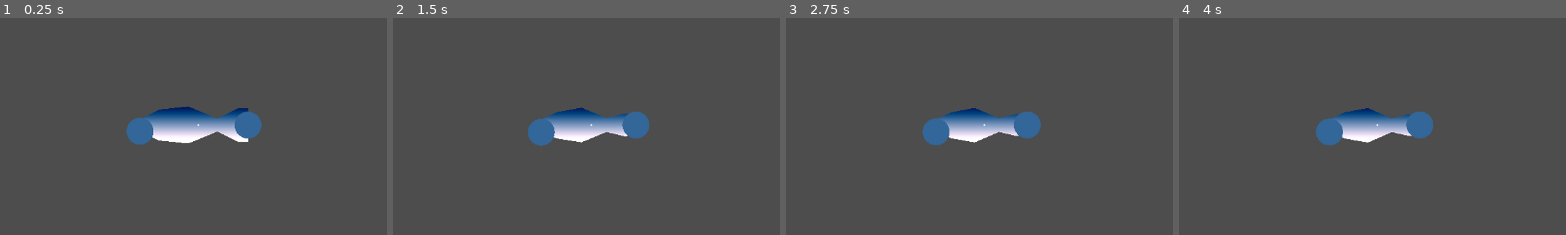
Above: before the commit, frames 1-4 (left to right).
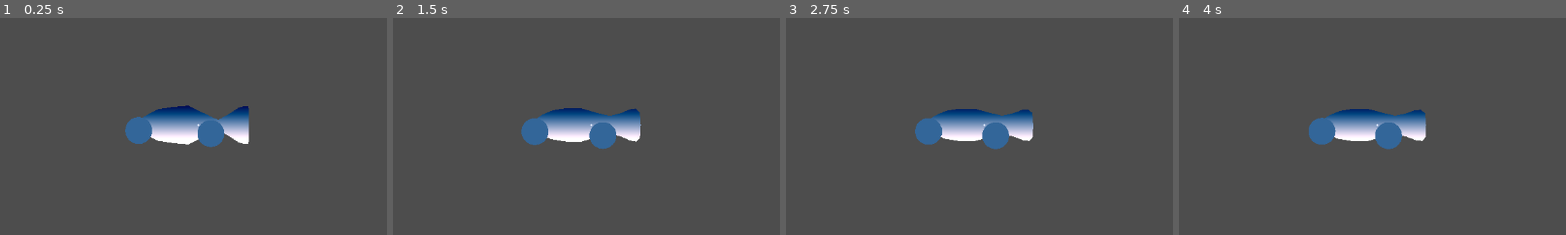
Above: after the commit, the same moments.

Repository: FromAriel/Experiments
Game: Godot game, scene res://scenes/SoftBodyFishPrototype.tscn
Two runs of this game, one before a commit and one after it. Both use one fixed random seed, a clock stepped at 60 frames per second and the inputs below.
Inputs (mouse positions are % of the whole screen's width and height, from its top left):
- Up to frame 1 (0.25 s): no input
- Up to frame 2 (1.5 s): move the mouse to (72, 45) at 0.52 s; click (72, 45) at 0.67 s; drag from (30, 55) to (45, 70) at 1.27 s
- Up to frame 3 (2.75 s): tap Enter at 2 s; move the mouse to (60, 28) at 2.02 s; click (60, 28) at 2.17 s
- Up to frame 4 (4 s): tap Space at 2.75 s; drag from (45, 70) to (20, 35) at 2.77 s; tap Enter at 3.5 s; move the mouse to (80, 65) at 3.52 s; click (80, 65) at 3.67 s
The pictures show only the part of the screen within x 24-74%, y 25-75%; the shares and areas given below are measured in that part.

The runs differ from the first frame. In frame 1, 1.7% of the frame differs, in the area x 32-68%, y 40-60%; in frame 2, 2.1%; in frame 3, 2.1%; in frame 4, 2.1%, in the area x 33-66%, y 41-61%.

Commit message:
feat(prototypes): refine softbody fish mesh

Diff:
--- a/BOIDFIsh/prototypes/softbody_fish/scripts/SoftBodyFish.gd
+++ b/BOIDFIsh/prototypes/softbody_fish/scripts/SoftBodyFish.gd
@@ -14,17 +14,29 @@
 
 const FB_COORDS: Array[Vector2] = [
     Vector2(4, 5.5),
+    Vector2(5.0, 6.05),
     Vector2(6, 6.6),
+    Vector2(7.5, 6.8),
     Vector2(9, 7.0),
+    Vector2(10.5, 6.2),
     Vector2(12, 5.4),
+    Vector2(13.0, 6.075),
     Vector2(14, 6.75),
+    Vector2(14.5, 6.875),
     Vector2(15, 7.0),
+    Vector2(15.0, 5.0),
     Vector2(15, 3.0),
+    Vector2(14.5, 3.125),
     Vector2(14, 3.25),
+    Vector2(13.0, 3.925),
     Vector2(12, 4.6),
+    Vector2(10.5, 3.8),
     Vector2(9, 3.0),
+    Vector2(7.5, 3.2),
     Vector2(6, 3.4),
+    Vector2(5.0, 3.95),
     Vector2(4, 4.5),
+    Vector2(4.0, 5.0),
     Vector2(4, 5.5)
 ]
 const FB_SCALE: float = 15.0
@@ -32,11 +44,11 @@
 const FB_TAIL_IDXS: Array[int] = [5, 6]
 const FB_DIAGONALS: Array = [[2, 9], [3, 8]]
 
-@export var FB_spring_strength_IN: float = 10.0
-@export var FB_head_strength_IN: float = 12.0
-@export var FB_tail_strength_IN: float = 8.0
-@export var FB_diag_strength_IN: float = 10.0
-@export var FB_radial_strength_IN: float = 5.0
+@export var FB_spring_strength_IN: float = 8.0
+@export var FB_head_strength_IN: float = 9.5
+@export var FB_tail_strength_IN: float = 6.5
+@export var FB_diag_strength_IN: float = 8.0
+@export var FB_radial_strength_IN: float = 4.0
 @export_range(0.5, 1.0, 0.01) var FB_damping_IN: float = 0.9
 @export var FB_gravity_IN: float = 0.0
 @export var FB_wobble_amp_IN: float = 0.4
Not shown, changed: BOIDFIsh/CHANGE_LOG.md
Not shown, changed: BOIDFIsh/TODO.md
